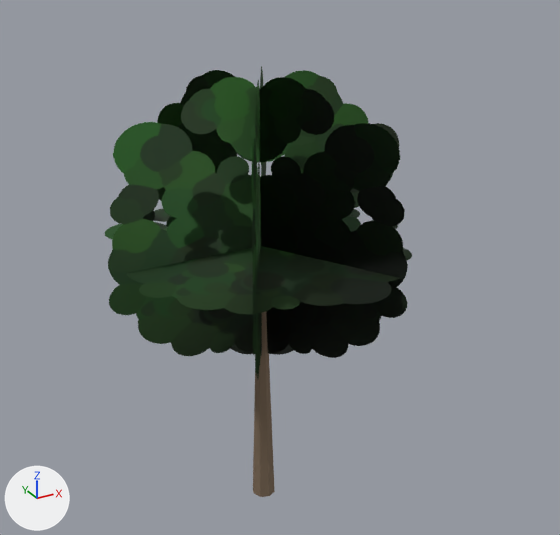
Renders of the glTF model content/props/tree/broadleaf_s.glb from each side of a commit.
One viewpoint serves both versions: a 50 mm camera at (-4.02, -7.78, 7.24) aimed at (0.27, 0.02, 3.34). Arrows for +X, +Y and +Z are at lower left; the lights stay in place. The older version comes first. Vertices at exactly the same position are counted once.

The first picture shows 'broadleaf_s'.
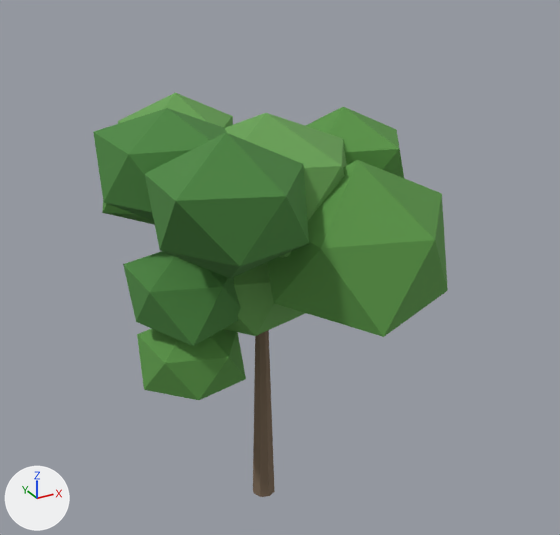
What differs and where, as boxes (x1, y1, x2, y2) in the pictures (560 x 535 px):
'broadleaf_s', reshaped: before (104, 66, 412, 497); after (93, 93, 448, 497)
part 1 of me_broadleaf_s, built on: before (104, 66, 412, 379); after (93, 93, 448, 400)

What changed in the scene script:
```text
Add mat_tree_foliage_c:
    mat_tree_foliage_c = principled_material('tree_foliage_c')
    mat_tree_foliage_c.base_color = (0.07, 0.24, 0.05)  # green #4b863f
    mat_tree_foliage_c.roughness = 0.9
Add mat_tree_foliage_a:
    mat_tree_foliage_a = principled_material('tree_foliage_a')
    mat_tree_foliage_a.base_color = (0.1, 0.3, 0.06)  # green #599545
    mat_tree_foliage_a.roughness = 0.9
Add mat_tree_foliage_b:
    mat_tree_foliage_b = principled_material('tree_foliage_b')
    mat_tree_foliage_b.base_color = (0.14, 0.36, 0.09)  # green #69a255
    mat_tree_foliage_b.roughness = 0.9
Change me_broadleaf_s:
    used by ob_broadleaf_s; location = (0.0, 0.0, 0.0)
    remove me_broadleaf_s.from_pydata(...)  # 32 vertices, 30 faces; spans x -2.5..2.5, y -2.25..2.25, z 0.0..6.0
    add me_broadleaf_s.from_pydata(...)  # 148 vertices, 238 faces; spans x -1.85..2.1, y -2.23..1.68, z 0.0..5.46
    me_broadleaf_s part 1
    16 vertices are removed from x -2.5..2.5, y -2.25..2.25, z 1.8..6.0
    8 faces are deleted
    4 vertices in x -0.06..0.06, y -0.06..0.06, z 3.3 move by (0.0, 0.0, 0.12)
    4 vertices move from x -0.04..0.04, y -0.04..0.04, z 3.3 to x -0.05..0.05, y -0.05..0.05, z 3.42
    132 vertices are added at x -1.85..2.1, y -2.23..1.68, z 2.0..5.46
    16 new faces join them, mat_tree_bark (brown #7c6955)
    80 new faces join them, mat_tree_foliage_a (green #599545)
    60 new faces join them, mat_tree_foliage_b (green #69a255)
    60 new faces join them, mat_tree_foliage_c (green #4b863f)
    remove me_broadleaf_s.materials.append(mat_tree_foliage_round)
    add me_broadleaf_s.materials.append(mat_tree_foliage_a)  # green #599545
    add me_broadleaf_s.materials.append(mat_tree_foliage_b)  # green #69a255
    add me_broadleaf_s.materials.append(mat_tree_foliage_c)  # green #4b863f
```
